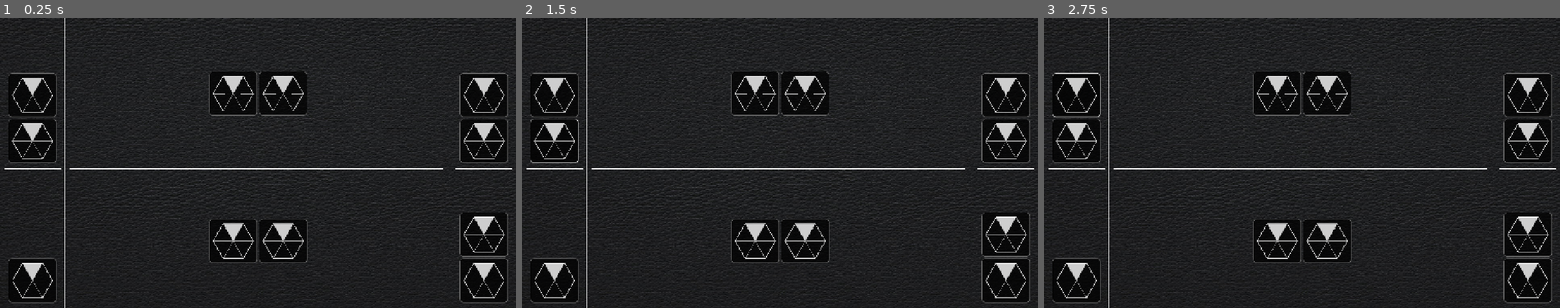
Above: before the commit, frames 1-3 (left to right).
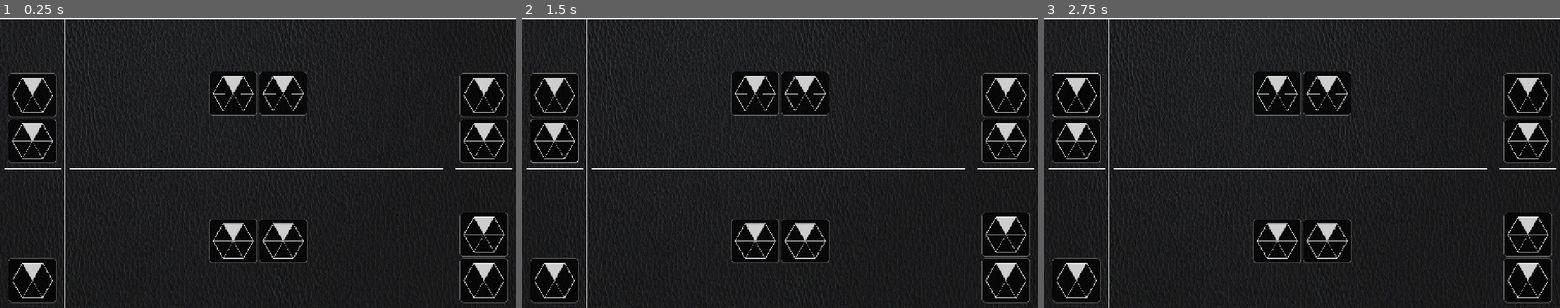
Above: after the commit, the same moments.

Repository: deecovan/hexes
Game: Godot game, scene res://Scenes/Main.tscn
Same seed, same stepped clock (60 frames per second), same inputs: the game is played once before the commit and once after it.
Inputs (mouse positions are in pixels of both pictures, inside the frame that each line leads up to):
- Up to frame 1 (0.25 s): no input
- Up to frame 2 (1.5 s): click (552, 96) at 0.52 s; click (552, 139) at 1.27 s
- Up to frame 3 (2.75 s): click (1074, 96) at 2.02 s

The runs differ from the first frame. In frame 1, 3.4% of the frame differs, in the area x 0-100%, y 0-100%; in frame 2, 3.4%; in frame 3, 3.4%.

Commit message:
Add Owners Phases turn_sequence and current_stage

Diff:
--- a/Godot_v4.4.1_project/Scenes/Hex.tscn
+++ b/Godot_v4.4.1_project/Scenes/Hex.tscn
@@ -2,7 +2,7 @@
 
 [node name="Hex" type="Node2D"]
 
-[node name="1" type="Line2D" parent="."]
+[node name="Top" type="Line2D" parent="."]
 position = Vector2(2.38419e-07, 0)
 points = PackedVector2Array(0, 0, -25, -43, 25, -43)
 closed = true
@@ -10,11 +10,30 @@
 default_color = Color(0.6, 0.6, 0.6, 1)
 antialiased = true
 
-[node name="P1" type="Polygon2D" parent="."]
+[node name="Toper" type="Polygon2D" parent="."]
 color = Color(1, 1, 1, 0.8)
 polygon = PackedVector2Array(0, 0, -25, -43, 25, -43)
 
-[node name="2" type="Line2D" parent="."]
+[node name="A1" type="Line2D" parent="."]
+position = Vector2(2.38419e-07, 0)
+rotation = -1.0472
+points = PackedVector2Array(0, 0, -25, -43, 25, -43)
+closed = true
+width = 1.2
+default_color = Color(0.6, 0.6, 0.6, 1)
+antialiased = true
+
+[node name="A2" type="Line2D" parent="."]
+position = Vector2(2.38419e-07, 0)
+rotation = -2.0944
+scale = Vector2(1, 1)
+points = PackedVector2Array(0, 0, -25, -43, 25, -43)
+closed = true
+width = 1.2
+default_color = Color(0.6, 0.6, 0.6, 1)
+antialiased = true
+
+[node name="B1" type="Line2D" parent="."]
 position = Vector2(2.38419e-07, 0)
 rotation = 1.0472
 points = PackedVector2Array(0, 0, -25, -43, 25, -43)
@@ -23,7 +42,7 @@
 default_color = Color(0.6, 0.6, 0.6, 1)
 antialiased = true
 
-[node name="3" type="Line2D" parent="."]
+[node name="B2" type="Line2D" parent="."]
 position = Vector2(2.38419e-07, 0)
 rotation = 2.0944
 points = PackedVector2Array(0, 0, -25, -43, 25, -43)
@@ -32,27 +51,9 @@
 default_color = Color(0.6, 0.6, 0.6, 1)
 antialiased = true
 
-[node name="4" type="Line2D" parent="."]
+[node name="Ult" type="Line2D" parent="."]
 position = Vector2(2.38419e-07, 0)
 rotation = 3.14159
-points = PackedVector2Array(0, 0, -25, -43, 25, -43)
-closed = true
-width = 1.2
-default_color = Color(0.6, 0.6, 0.6, 1)
-antialiased = true
-
-[node name="5" type="Line2D" parent="."]
-position = Vector2(2.38419e-07, 0)
-rotation = 4.18879
-points = PackedVector2Array(0, 0, -25, -43, 25, -43)
-closed = true
-width = 1.2
-default_color = Color(0.6, 0.6, 0.6, 1)
-antialiased = true
-
-[node name="6" type="Line2D" parent="."]
-position = Vector2(2.38419e-07, 0)
-rotation = 5.23599
 points = PackedVector2Array(0, 0, -25, -43, 25, -43)
 closed = true
 width = 1.2
--- a/Godot_v4.4.1_project/Scenes/Main.tscn
+++ b/Godot_v4.4.1_project/Scenes/Main.tscn
@@ -1,8 +1,9 @@
-[gd_scene load_steps=10 format=3 uid="uid://6xevav3qkmfb"]
+[gd_scene load_steps=11 format=3 uid="uid://6xevav3qkmfb"]
 
 [ext_resource type="Script" uid="uid://dcyehhgv6gine" path="res://Scripts/Main.gd" id="1_rgh2o"]
 [ext_resource type="Theme" uid="uid://bcv2ny2u6crhk" path="res://Themes/Baloo Black/Baloo Black.tres" id="2_idj7w"]
 [ext_resource type="Texture2D" uid="uid://bonchvvpaxlrm" path="res://Assets/wallpaperbetter.jpg" id="2_kln2b"]
+[ext_resource type="Script" uid="uid://ca63w0n0k62eo" path="res://Scripts/StageController.gd" id="3_v1gob"]
 [ext_resource type="Script" uid="uid://c3ia6dxg53tq6" path="res://Scripts/TablePart.gd" id="4_pbw6q"]
 [ext_resource type="PackedScene" uid="uid://iyd3t2chjorn" path="res://Scenes/Card.tscn" id="5_v1gob"]
 
@@ -24,13 +25,24 @@
 
 [node name="Table" type="Node2D" parent="."]
 
-[node name="BG" type="TextureRect" parent="Table"]
-offset_left = -320.0
-offset_top = -160.0
-offset_right = 1600.0
-offset_bottom = 920.0
-pivot_offset = Vector2(960, 540)
+[node name="TableZones" type="TextureRect" parent="Table"]
+offset_top = 720.0
+offset_right = 1952.0
+offset_bottom = 2000.0
+rotation = -1.5708
 texture = ExtResource("2_kln2b")
+
+[node name="OpponentZone" type="Line2D" parent="Table/TableZones"]
+points = PackedVector2Array(1232, 1280, 1232, 5.38524e-05)
+width = 4.0
+
+[node name="PlayerZone" type="Line2D" parent="Table/TableZones"]
+position = Vector2(-512, -2.23802e-05)
+points = PackedVector2Array(1232, 1280, 1232, 5.38524e-05)
+width = 4.0
+
+[node name="StageController" type="Node" parent="Table/TableZones"]
+script = ExtResource("3_v1gob")
 
 [node name="HSplitContainerL" type="HSplitContainer" parent="Table"]
 offset_right = 1280.0
--- /dev/null
+++ b/Godot_v4.4.1_project/Scripts/StageController.gd
@@ -0,0 +1,53 @@
+extends Node
+
+const BEGIN_TURN = 10
+const DRAW_HEX = 20
+const END_TURN = 99
+var phases = [BEGIN_TURN, DRAW_HEX, END_TURN]
+
+const PLAYER = 1000
+const OPPONENT = 5000
+var owners = [PLAYER, OPPONENT]
+
+var turn_sequence = []
+var current_stage = 0
+
+func _ready() -> void:
+	for pl in owners:
+		for ph in phases:
+			turn_sequence.append(pl + ph)
+
+	prints("Turn sequence:", turn_sequence)
+	prints("Current stage:", get_stage_data(current_stage))
+	prints("Prev.   stage:", get_stage_data(current_stage-1))
+	prints("Next    stage:", get_stage_data(current_stage+1))
+	## Start Turn Sequence from current_stage:
+#- ...Start Turn Sequence from current_stage:
+  #- PLAYER BEGIN_TURN
+  #- Pass to DRAW_HEX
+#- ...Add principal Draw
+  #- Deck in TablePart 2
+  #- Draw a Hex on Draw Stage
+
+func get_stage_data(stage: int) -> Dictionary:
+	print("get_stage_data(stage=" + str(stage) + ")")
+	## Prevent Array Out of index error
+	while stage < 0:
+		stage += turn_sequence.size()
+	while stage > turn_sequence.size() - 1:
+		stage -= turn_sequence.size()
+	return {
+		"Owner": get_turn_owner(turn_sequence[stage]),
+		"Phase": get_turn_phase(turn_sequence[stage]),
+		}
+
+func get_turn_owner(stage: int) -> int:
+	if stage >= OPPONENT:
+		return OPPONENT
+	else:
+		return PLAYER
+
+func get_turn_phase(stage: int) -> int:
+	while stage >= PLAYER:
+		stage -= PLAYER
+	return stage
--- a/Godot_v4.4.1_project/project.godot
+++ b/Godot_v4.4.1_project/project.godot
@@ -47,5 +47,4 @@
 
 [rendering]
 
-anti_aliasing/quality/msaa_2d=2
 viewport/transparent_background=true
Not shown, added: Godot_v4.4.1_project/Scripts/StageController.gd.uid
Not shown, changed: README.MD
